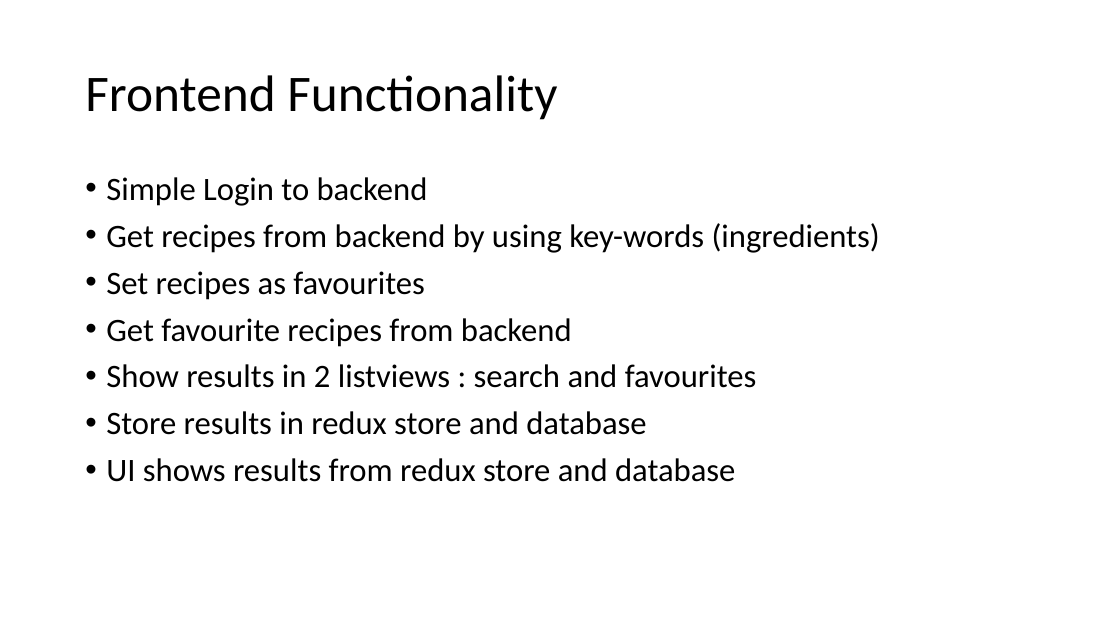
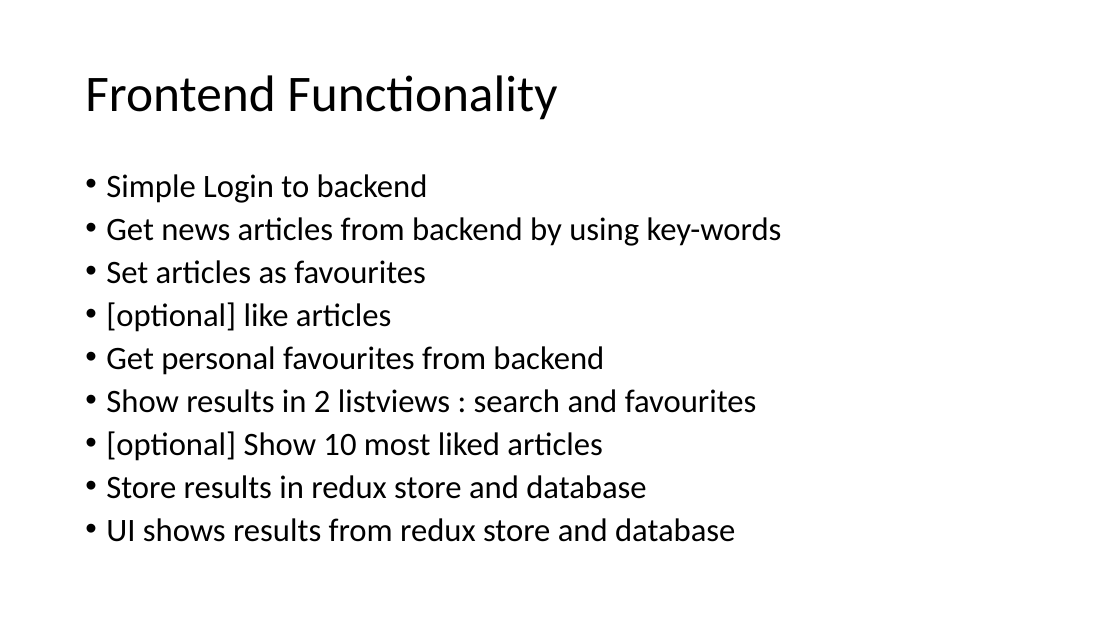
Before and after one commit to axelmotyka/node-react-workshop, a slide deck: slide 3 of Campusweek2.pptx. Drawn at 1120x630 pixels with LibreOffice and Linux fonts; fonts in the diff are those of the drawing. Boxes give left, top, right and bottom in pixels: in the first picture for what was removed or moved away, otherwise in the second. Text is boxed around its words. In the diff, an @@ line names an element or a change of style, - is before the commit and + after.

```diff
--- a/Campusweek2.pptx
+++ b/Campusweek2.pptx
@@ text at (106,174,757,542): line spacing 0.9 to 0.8 @@
@@ text at (106,217,782,375): text changed @@
-• Get recipes from backend by using key-words (ingredients)
-• Set recipes as favourites
-• Get favourite recipes from backend
+• Get news articles from backend by using key-words
+• Set articles as favourites
+• [optional] like articles
+• Get personal favourites from backend
@@ text at (106,431,602,461): paragraph added @@
+• [optional] Show 10 most liked articles
```
Also in this commit, not shown: 4 other slides changed.
